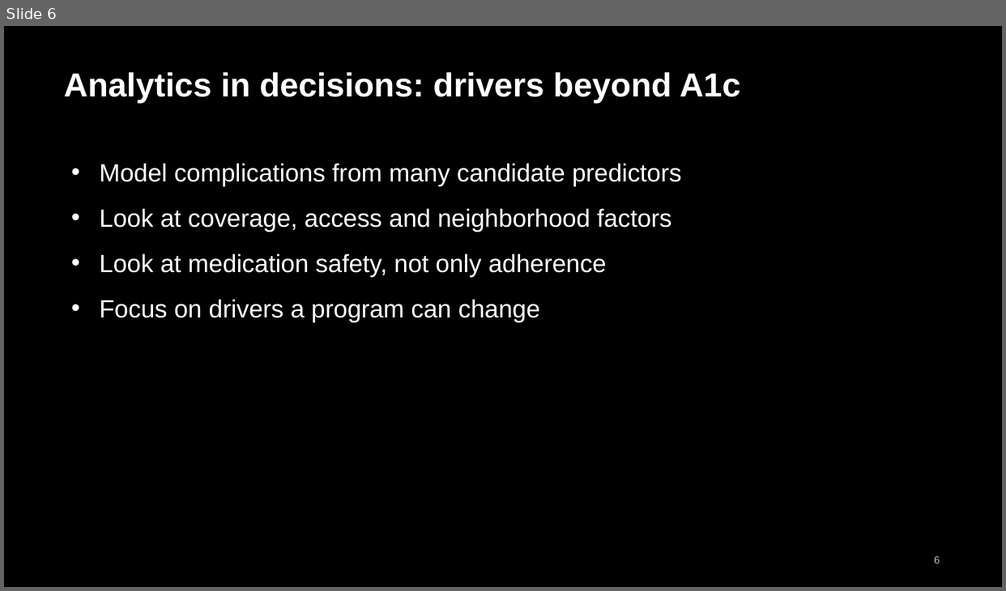
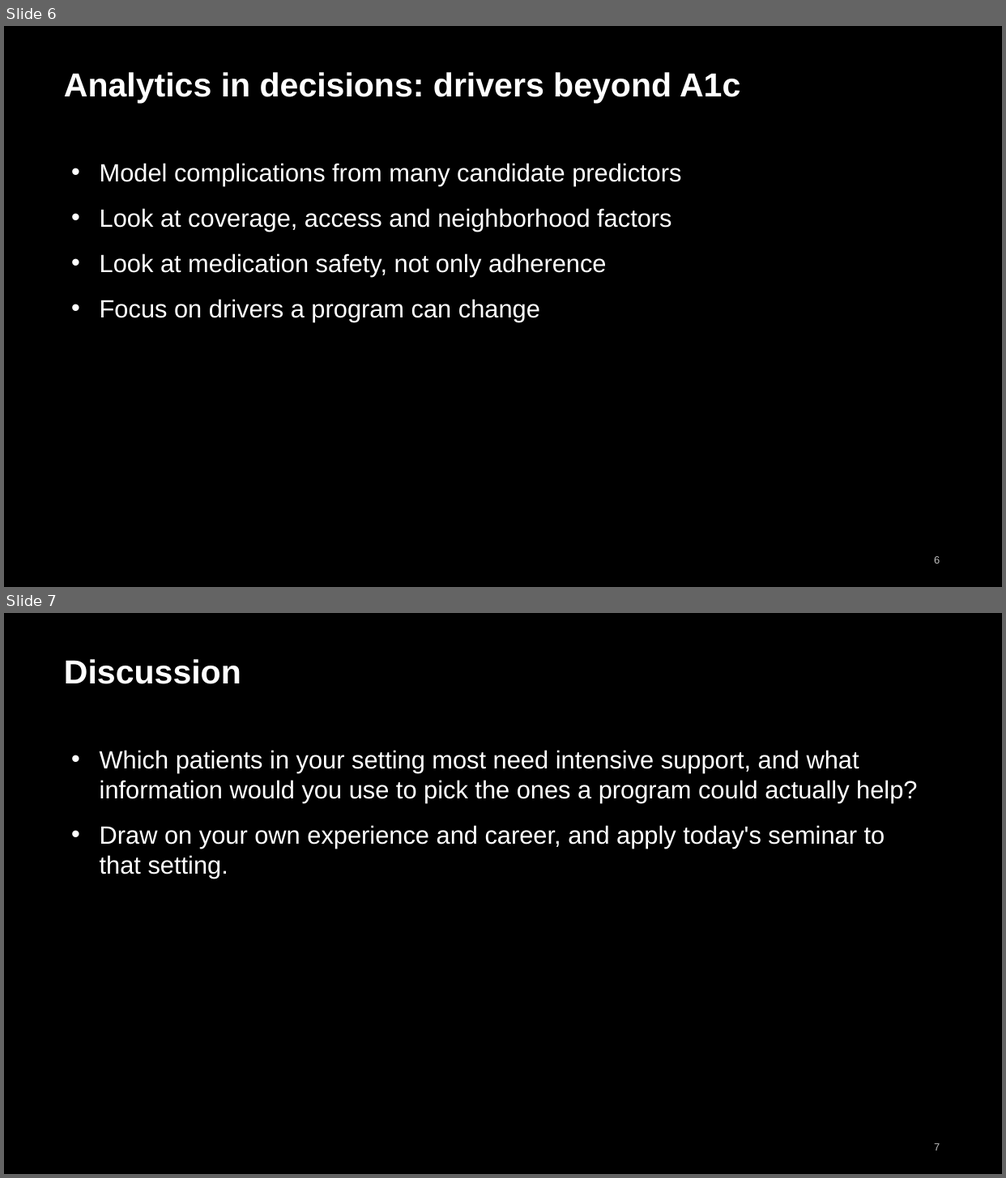
Before and after one commit to andrewcistola/Advanced-Data-Analytics-for-Health-Professionals, a slide deck: domain-seminars/week10_complex_case_management.pptx. Shown one above the other, each under a label of ours: slide 6 before the commit, slides 6 and 7 after it. The pictures are 1006x591 and 1006x1178 pixels, drawn with LibreOffice and Linux fonts; fonts in the diff are those of the drawing. Boxes give left, top, right and bottom in pixels: in the first picture for what was removed or moved away, otherwise in the second. Text is boxed around its words. In the diff, an @@ line names an element or a change of style, - is before the commit and + after.

```diff
--- a/domain-seminars/week10_complex_case_management.pptx
+++ b/domain-seminars/week10_complex_case_management.pptx
@@ slide 7 added at box(4, 613, 1002, 1174), background #000000 @@
@@ title added at box(64, 659, 241, 684), 32 pt, text #FFFFFF, bold @@
+Discussion
@@ text added at box(100, 750, 917, 878), 24 pt, text #FFFFFF @@
+• Which patients in your setting most need intensive support, and what information would you use to pick the ones a program could actually help?
+• Draw on your own experience and career, and apply today's seminar to that setting.
@@ page number added at box(934, 1144, 940, 1151), 10 pt, text #BFBFBF @@
+7
```
Also in this commit, not shown: 27 other files.
